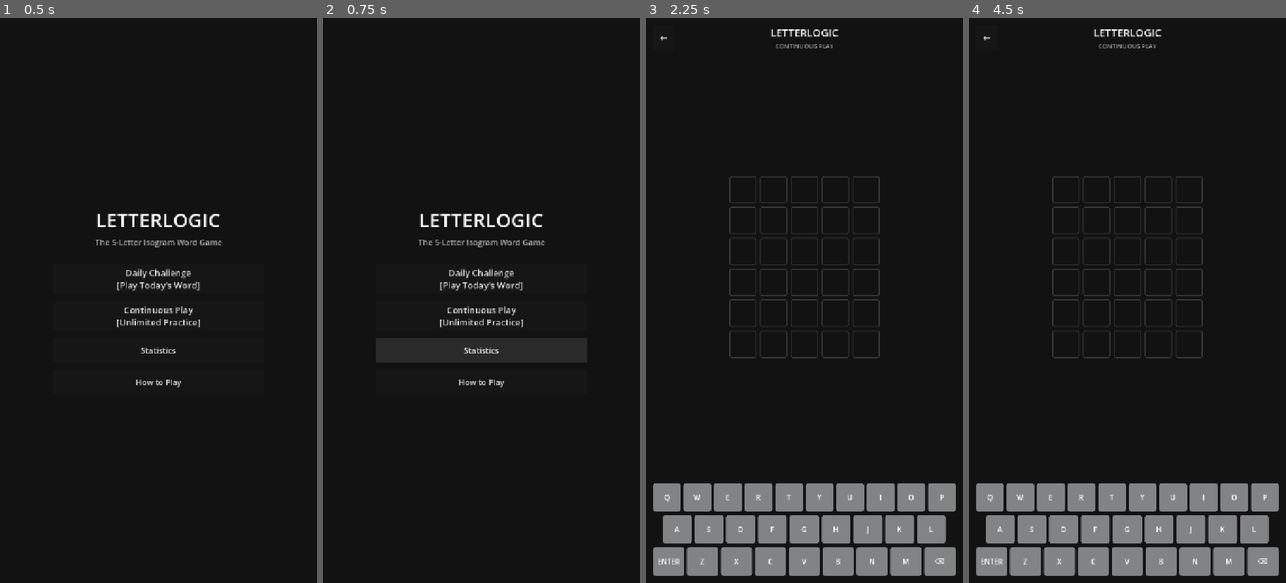
Above: before the commit, frames 1-4 (left to right).
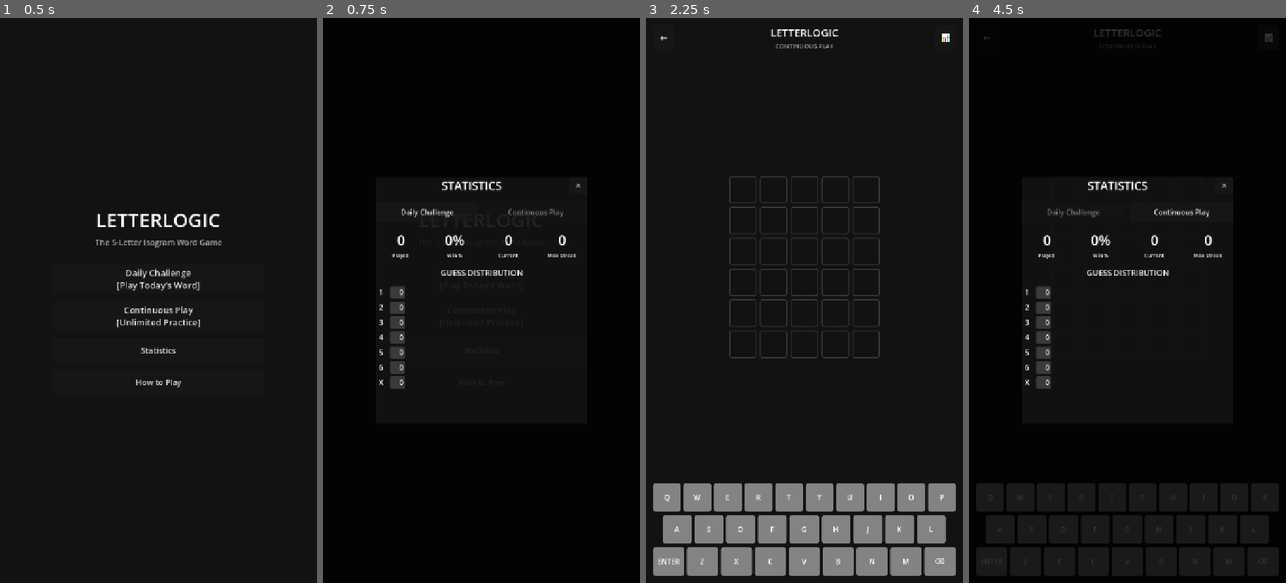
Above: after the commit, the same moments.

Repository: OpenGameStack-Games/LetterLogic
Game: Godot game, scene res://scenes/main_menu.tscn
Same seed, same stepped clock (60 frames per second), same inputs: the game is played once before the commit and once after it.
Inputs (mouse positions are in pixels of both pictures, inside the frame that each line leads up to):
- Up to frame 1 (0.5 s): no input
- Up to frame 2 (0.75 s): click "Statistics" at 0.5 s
- Up to frame 3 (2.25 s): click (902, 187) at 1.25 s, where only the run after the commit has a clickable "✕"; click "Daily Challenge [Play Today's…" at 2 s
- Up to frame 4 (4.5 s): click "←" at 2.75 s; click "Daily Challenge [Play Today's…" at 3.5 s; click (1266, 40) at 4.25 s, where only the run after the commit has a clickable "📊"

Frame 1 is identical in both runs. In frame 2, 2.9% of the frame differs, in the area x 17-82%, y 28-66%; in frame 3, less than 0.1%; in frame 4, 17%, in the area x 2-98%, y 2-99%.

Commit message:
feat: implement StatsManager autoload and StatsScreen with mode-separated metrics and distributions

Diff:
--- /dev/null
+++ b/game/autoloads/stats_manager.gd
@@ -0,0 +1,142 @@
+# autoloads/stats_manager.gd
+extends Node
+
+## StatsManager AutoLoad
+## Tracks and persists gameplay statistics (games played, win rates, streaks, guess distributions)
+## completely segregated for Daily Challenge and Continuous Play modes.
+
+const GameManagerScript = preload("res://autoloads/game_manager.gd")
+
+const STATS_PATH: String = "user://stats.json"
+
+var _stats_data: Dictionary = {
+	"daily": {
+		"played": 0,
+		"won": 0,
+		"current_streak": 0,
+		"max_streak": 0,
+		"distribution": { "1": 0, "2": 0, "3": 0, "4": 0, "5": 0, "6": 0, "loss": 0 }
+	},
+	"continuous": {
+		"played": 0,
+		"won": 0,
+		"current_streak": 0,
+		"max_streak": 0,
+		"distribution": { "1": 0, "2": 0, "3": 0, "4": 0, "5": 0, "6": 0, "loss": 0 }
+	}
+}
+
+signal stats_updated()
+
+func _ready() -> void:
+	load_stats()
+	_connect_game_manager()
+
+func _connect_game_manager() -> void:
+	var gm: Node = get_node_or_null("/root/GameManager")
+	if gm != null:
+		if not gm.game_won.is_connected(_on_game_won):
+			gm.game_won.connect(_on_game_won)
+		if not gm.game_lost.is_connected(_on_game_lost):
+			gm.game_lost.connect(_on_game_lost)
+
+func _on_game_won(attempts: int, _secret: String) -> void:
+	var gm: Node = get_node_or_null("/root/GameManager")
+	var mode: int = gm.current_mode if gm != null else GameManagerScript.GameMode.CONTINUOUS
+	record_game(mode, true, attempts)
+
+func _on_game_lost(_secret: String) -> void:
+	var gm: Node = get_node_or_null("/root/GameManager")
+	var mode: int = gm.current_mode if gm != null else GameManagerScript.GameMode.CONTINUOUS
+	record_game(mode, false, 0)
+
+func _get_mode_key(mode: int) -> String:
+	if mode == GameManagerScript.GameMode.DAILY:
+		return "daily"
+	return "continuous"
+
+## Records the outcome of a game session.
+func record_game(mode: int, won: bool, attempts: int, custom_path: String = "") -> void:
+	var key: String = _get_mode_key(mode)
+	var mode_stats: Dictionary = _stats_data[key]
+
+	mode_stats["played"] = int(mode_stats.get("played", 0)) + 1
+
+	var dist: Dictionary = mode_stats["distribution"]
+
+	if won:
+		mode_stats["won"] = int(mode_stats.get("won", 0)) + 1
+		var new_streak: int = int(mode_stats.get("current_streak", 0)) + 1
+		mode_stats["current_streak"] = new_streak
+		if new_streak > int(mode_stats.get("max_streak", 0)):
+			mode_stats["max_streak"] = new_streak
+
+		var att_key: String = str(clampi(attempts, 1, 6))
+		dist[att_key] = int(dist.get(att_key, 0)) + 1
+	else:
+		mode_stats["current_streak"] = 0
+		dist["loss"] = int(dist.get("loss", 0)) + 1
+
+	save_stats(custom_path)
+	stats_updated.emit()
+	print_debug("StatsManager: Recorded game in %s mode (Won: %s, Attempts: %d)" % [key, str(won), attempts])
+
+## Returns the dictionary of statistics for the specified mode.
+func get_stats_for_mode(mode: int) -> Dictionary:
+	var key: String = _get_mode_key(mode)
+	return _stats_data.get(key, {})
+
+## Calculates and returns win percentage (0 to 100) for the specified mode.
+func get_win_percentage(mode: int) -> int:
+	var stats: Dictionary = get_stats_for_mode(mode)
+	var played: int = int(stats.get("played", 0))
+	var won: int = int(stats.get("won", 0))
+	if played <= 0:
+		return 0
+	return int(round((float(won) / float(played)) * 100.0))
+
+## Saves stats to disk as JSON.
+func save_stats(custom_path: String = "") -> bool:
+	var path: String = custom_path if custom_path != "" else STATS_PATH
+	var file: FileAccess = FileAccess.open(path, FileAccess.WRITE)
+	if file == null:
+		push_error("StatsManager: Failed to open stats file '%s' for writing" % path)
+		return false
+	file.store_string(JSON.stringify(_stats_data, "\t"))
+	file.close()
+	return true
+
+## Loads stats from disk.
+func load_stats(custom_path: String = "") -> void:
+	var path: String = custom_path if custom_path != "" else STATS_PATH
+	if not FileAccess.file_exists(path):
+		return
+
+	var file: FileAccess = FileAccess.open(path, FileAccess.READ)
+	if file == null:
+		return
+
+	var text: String = file.get_as_text()
+	file.close()
+
+	var json: JSON = JSON.new()
+	if json.parse(text) == OK and json.data is Dictionary:
+		var loaded: Dictionary = json.data as Dictionary
+		if loaded.has("daily") and loaded.has("continuous"):
+			_stats_data = loaded
+
+## Resets stats (useful for testing or user data wipe).
+func reset_all_stats(custom_path: String = "") -> void:
+	_stats_data = {
+		"daily": {
+			"played": 0, "won": 0, "current_streak": 0, "max_streak": 0,
+			"distribution": { "1": 0, "2": 0, "3": 0, "4": 0, "5": 0, "6": 0, "loss": 0 }
+		},
+		"continuous": {
+			"played": 0, "won": 0, "current_streak": 0, "max_streak": 0,
+			"distribution": { "1": 0, "2": 0, "3": 0, "4": 0, "5": 0, "6": 0, "loss": 0 }
+		}
+	}
+	var path: String = custom_path if custom_path != "" else STATS_PATH
+	if FileAccess.file_exists(path):
+		DirAccess.remove_absolute(path)
--- a/game/project.godot
+++ b/game/project.godot
@@ -22,6 +22,7 @@
 GameManager="*res://autoloads/game_manager.gd"
 SaveManager="*res://autoloads/save_manager.gd"
 DailyManager="*res://autoloads/daily_manager.gd"
+StatsManager="*res://autoloads/stats_manager.gd"
 
 [display]
 
--- a/game/scenes/main_game.tscn
+++ b/game/scenes/main_game.tscn
@@ -3,6 +3,7 @@
 [ext_resource type="Script" path="res://scripts/main_game.gd" id="1_main_game_script"]
 [ext_resource type="PackedScene" path="res://scenes/game_board.tscn" id="2_game_board"]
 [ext_resource type="PackedScene" path="res://scenes/keyboard.tscn" id="3_keyboard"]
+[ext_resource type="PackedScene" path="res://scenes/stats_screen.tscn" id="4_stats_screen"]
 
 [node name="MainGame" type="Control"]
 layout_mode = 3
@@ -54,9 +55,11 @@
 text = "CONTINUOUS PLAY"
 horizontal_alignment = 1
 
-[node name="Spacer" type="Control" parent="VBoxContainer/Header"]
+[node name="StatsButton" type="Button" parent="VBoxContainer/Header"]
 custom_minimum_size = Vector2(48, 48)
 layout_mode = 2
+theme_override_font_sizes/font_size = 20
+text = "📊"
 
 [node name="BoardArea" type="Control" parent="VBoxContainer"]
 layout_mode = 2
@@ -161,7 +164,12 @@
 theme_override_font_sizes/font_size = 18
 text = "Main Menu"
 
+[node name="StatsScreen" parent="." instance=ExtResource("4_stats_screen")]
+visible = false
+layout_mode = 1
+
 [connection signal="pressed" from="VBoxContainer/Header/BackButton" to="." method="_on_back_to_menu_pressed"]
+[connection signal="pressed" from="VBoxContainer/Header/StatsButton" to="." method="_on_stats_pressed"]
 [connection signal="timeout" from="ToastOverlay/ToastTimer" to="." method="_on_toast_timer_timeout"]
 [connection signal="pressed" from="GameOverModal/Panel/VBox/ButtonContainer/NextWordButton" to="." method="_on_next_word_pressed"]
 [connection signal="pressed" from="GameOverModal/Panel/VBox/ButtonContainer/ShareButton" to="." method="_on_share_pressed"]
--- a/game/scenes/main_menu.tscn
+++ b/game/scenes/main_menu.tscn
@@ -1,6 +1,7 @@
 [gd_scene format=3 uid="uid://cmainmenu001letterlogic"]
 
 [ext_resource type="Script" path="res://scripts/main_menu.gd" id="1_menu_script"]
+[ext_resource type="PackedScene" path="res://scenes/stats_screen.tscn" id="2_stats_screen"]
 
 [node name="MainMenu" type="Control"]
 layout_mode = 3
@@ -142,6 +143,10 @@
 theme_override_font_sizes/font_size = 18
 text = "Got It!"
 
+[node name="StatsScreen" parent="." instance=ExtResource("2_stats_screen")]
+visible = false
+layout_mode = 1
+
 [connection signal="pressed" from="CenterContainer/VBox/MenuButtons/DailyButton" to="." method="_on_daily_button_pressed"]
 [connection signal="pressed" from="CenterContainer/VBox/MenuButtons/ContinuousButton" to="." method="_on_continuous_button_pressed"]
 [connection signal="pressed" from="CenterContainer/VBox/MenuButtons/StatsButton" to="." method="_on_stats_button_pressed"]
--- /dev/null
+++ b/game/scenes/stats_screen.tscn
@@ -0,0 +1,154 @@
+[gd_scene format=3 uid="uid://cstats001letterlogic"]
+
+[ext_resource type="Script" path="res://scripts/stats_screen.gd" id="1_stats_script"]
+
+[node name="StatsScreen" type="Control"]
+layout_mode = 3
+anchors_preset = 15
+anchor_right = 1.0
+anchor_bottom = 1.0
+grow_horizontal = 2
+grow_vertical = 2
+script = ExtResource("1_stats_script")
+
+[node name="BackgroundDim" type="ColorRect" parent="."]
+layout_mode = 1
+anchors_preset = 15
+anchor_right = 1.0
+anchor_bottom = 1.0
+grow_horizontal = 2
+grow_vertical = 2
+color = Color(0, 0, 0, 0.8)
+
+[node name="Panel" type="PanelContainer" parent="."]
+custom_minimum_size = Vector2(480, 560)
+layout_mode = 1
+anchors_preset = 8
+anchor_left = 0.5
+anchor_top = 0.5
+anchor_right = 0.5
+anchor_bottom = 0.5
+offset_left = -240.0
+offset_top = -280.0
+offset_right = 240.0
+offset_bottom = 280.0
+grow_horizontal = 2
+grow_vertical = 2
+
+[node name="VBox" type="VBoxContainer" parent="Panel"]
+layout_mode = 2
+theme_override_constants/separation = 18
+
+[node name="Header" type="HBoxContainer" parent="Panel/VBox"]
+layout_mode = 2
+
+[node name="Title" type="Label" parent="Panel/VBox/Header"]
+layout_mode = 2
+size_flags_horizontal = 3
+theme_override_font_sizes/font_size = 26
+text = "STATISTICS"
+horizontal_alignment = 1
+
+[node name="CloseButton" type="Button" parent="Panel/VBox/Header"]
+custom_minimum_size = Vector2(40, 40)
+layout_mode = 2
+text = "✕"
+
+[node name="ModeTabs" type="HBoxContainer" parent="Panel/VBox"]
+layout_mode = 2
+theme_override_constants/separation = 12
+
+[node name="DailyTabButton" type="Button" parent="Panel/VBox/ModeTabs"]
+custom_minimum_size = Vector2(0, 44)
+layout_mode = 2
+size_flags_horizontal = 3
+text = "Daily Challenge"
+
+[node name="ContinuousTabButton" type="Button" parent="Panel/VBox/ModeTabs"]
+custom_minimum_size = Vector2(0, 44)
+layout_mode = 2
+size_flags_horizontal = 3
+text = "Continuous Play"
+
+[node name="SummaryCards" type="HBoxContainer" parent="Panel/VBox"]
+layout_mode = 2
+theme_override_constants/separation = 8
+
+[node name="PlayedCard" type="VBoxContainer" parent="Panel/VBox/SummaryCards"]
+layout_mode = 2
+size_flags_horizontal = 3
+
+[node name="Value" type="Label" parent="Panel/VBox/SummaryCards/PlayedCard"]
+layout_mode = 2
+theme_override_font_sizes/font_size = 32
+text = "0"
+horizontal_alignment = 1
+
+[node name="Label" type="Label" parent="Panel/VBox/SummaryCards/PlayedCard"]
+layout_mode = 2
+theme_override_font_sizes/font_size = 12
+text = "Played"
+horizontal_alignment = 1
+
+[node name="WinPctCard" type="VBoxContainer" parent="Panel/VBox/SummaryCards"]
+layout_mode = 2
+size_flags_horizontal = 3
+
+[node name="Value" type="Label" parent="Panel/VBox/SummaryCards/WinPctCard"]
+layout_mode = 2
+theme_override_font_sizes/font_size = 32
+text = "0%"
+horizontal_alignment = 1
+
+[node name="Label" type="Label" parent="Panel/VBox/SummaryCards/WinPctCard"]
+layout_mode = 2
+theme_override_font_sizes/font_size = 12
+text = "Win %"
+horizontal_alignment = 1
+
+[node name="StreakCard" type="VBoxContainer" parent="Panel/VBox/SummaryCards"]
+layout_mode = 2
+size_flags_horizontal = 3
+
+[node name="Value" type="Label" parent="Panel/VBox/SummaryCards/StreakCard"]
+layout_mode = 2
+theme_override_font_sizes/font_size = 32
+text = "0"
+horizontal_alignment = 1
+
+[node name="Label" type="Label" parent="Panel/VBox/SummaryCards/StreakCard"]
+layout_mode = 2
+theme_override_font_sizes/font_size = 12
+text = "Current"
+horizontal_alignment = 1
+
+[node name="MaxStreakCard" type="VBoxContainer" parent="Panel/VBox/SummaryCards"]
+layout_mode = 2
+size_flags_horizontal = 3
+
+[node name="Value" type="Label" parent="Panel/VBox/SummaryCards/MaxStreakCard"]
+layout_mode = 2
+theme_override_font_sizes/font_size = 32
+text = "0"
+horizontal_alignment = 1
+
+[node name="Label" type="Label" parent="Panel/VBox/SummaryCards/MaxStreakCard"]
+layout_mode = 2
+theme_override_font_sizes/font_size = 12
+text = "Max Streak"
+horizontal_alignment = 1
+
+[node name="DistHeading" type="Label" parent="Panel/VBox"]
+layout_mode = 2
+theme_override_font_sizes/font_size = 18
+text = "GUESS DISTRIBUTION"
+horizontal_alignment = 1
+
+[node name="DistributionContainer" type="VBoxContainer" parent="Panel/VBox"]
+layout_mode = 2
+size_flags_vertical = 3
+theme_override_constants/separation = 6
+
+[connection signal="pressed" from="Panel/VBox/Header/CloseButton" to="." method="_on_close_pressed"]
+[connection signal="pressed" from="Panel/VBox/ModeTabs/DailyTabButton" to="." method="_on_daily_tab_pressed"]
+[connection signal="pressed" from="Panel/VBox/ModeTabs/ContinuousTabButton" to="." method="_on_continuous_tab_pressed"]
--- a/game/scripts/main_game.gd
+++ b/game/scripts/main_game.gd
@@ -99,3 +99,14 @@
 func _on_share_pressed() -> void:
 	# Share intent handler will be connected via ShareManager in Issue 10
 	show_toast("Results copied to clipboard!")
+
+func _on_stats_pressed() -> void:
+	if has_node("StatsScreen"):
+		var stats_scr: Control = $StatsScreen as Control
+		if stats_scr != null:
+			var gm: Node = get_node_or_null("/root/GameManager")
+			if gm != null and stats_scr.has_method("set_mode"):
+				stats_scr.set_mode(gm.current_mode)
+			elif stats_scr.has_method("refresh_display"):
+				stats_scr.refresh_display()
+			stats_scr.visible = true
--- a/game/scripts/main_menu.gd
+++ b/game/scripts/main_menu.gd
@@ -73,9 +73,17 @@
 
 	get_tree().change_scene_to_file("res://scenes/main_game.tscn")
 
+func _get_stats_screen() -> Control:
+	if has_node("StatsScreen"):
+		return $StatsScreen as Control
+	return null
+
 func _on_stats_button_pressed() -> void:
-	# Stats screen integration will open stats modal or screen in Issue 9
-	pass
+	var stats_scr: Control = _get_stats_screen()
+	if stats_scr != null:
+		if stats_scr.has_method("refresh_display"):
+			stats_scr.refresh_display()
+		stats_scr.visible = true
 
 func _get_how_to_play_modal() -> Control:
 	if how_to_play_modal != null:
--- /dev/null
+++ b/game/scripts/stats_screen.gd
@@ -0,0 +1,163 @@
+# scripts/stats_screen.gd
+class_name StatsScreen
+extends Control
+
+## Displays player statistics and guess distribution separated by game mode.
+
+const GameManagerScript = preload("res://autoloads/game_manager.gd")
+const StatsManagerScript = preload("res://autoloads/stats_manager.gd")
+
+@onready var daily_tab_btn: Button = $Panel/VBox/ModeTabs/DailyTabButton
+@onready var continuous_tab_btn: Button = $Panel/VBox/ModeTabs/ContinuousTabButton
+
+@onready var played_val: Label = $Panel/VBox/SummaryCards/PlayedCard/Value
+@onready var win_pct_val: Label = $Panel/VBox/SummaryCards/WinPctCard/Value
+@onready var streak_val: Label = $Panel/VBox/SummaryCards/StreakCard/Value
+@onready var max_streak_val: Label = $Panel/VBox/SummaryCards/MaxStreakCard/Value
+
+@onready var dist_container: VBoxContainer = $Panel/VBox/DistributionContainer
+
+var active_mode: int = 0 # 0 = Continuous, 1 = Daily
+var _stats_manager_ref: Node = null
+
+func _ready() -> void:
+	_ensure_nodes()
+	refresh_display()
+
+func _ensure_nodes() -> void:
+	if played_val == null and has_node("Panel/VBox/SummaryCards/PlayedCard/Value"):
+		played_val = $Panel/VBox/SummaryCards/PlayedCard/Value as Label
+	if win_pct_val == null and has_node("Panel/VBox/SummaryCards/WinPctCard/Value"):
+		win_pct_val = $Panel/VBox/SummaryCards/WinPctCard/Value as Label
+	if streak_val == null and has_node("Panel/VBox/SummaryCards/StreakCard/Value"):
+		streak_val = $Panel/VBox/SummaryCards/StreakCard/Value as Label
+	if max_streak_val == null and has_node("Panel/VBox/SummaryCards/MaxStreakCard/Value"):
+		max_streak_val = $Panel/VBox/SummaryCards/MaxStreakCard/Value as Label
+	if dist_container == null and has_node("Panel/VBox/DistributionContainer"):
+		dist_container = $Panel/VBox/DistributionContainer as VBoxContainer
+	if daily_tab_btn == null and has_node("Panel/VBox/ModeTabs/DailyTabButton"):
+		daily_tab_btn = $Panel/VBox/ModeTabs/DailyTabButton as Button
+	if continuous_tab_btn == null and has_node("Panel/VBox/ModeTabs/ContinuousTabButton"):
+		continuous_tab_btn = $Panel/VBox/ModeTabs/ContinuousTabButton as Button
+
+func set_stats_manager(sm: Node) -> void:
+	_stats_manager_ref = sm
+
+func get_stats_manager() -> Node:
+	if _stats_manager_ref != null and is_instance_valid(_stats_manager_ref):
+		return _stats_manager_ref
+	if is_inside_tree() and get_node_or_null("/root/StatsManager") != null:
+		_stats_manager_ref = get_node("/root/StatsManager")
+	return _stats_manager_ref
+
+func set_mode(mode: int) -> void:
+	active_mode = mode
+	refresh_display()
+
+func refresh_display() -> void:
+	_ensure_nodes()
+	var sm: Node = get_stats_manager()
+	var stats: Dictionary = {}
+	var win_pct: int = 0
+
+	if sm != null:
+		stats = sm.get_stats_for_mode(active_mode)
+		win_pct = sm.get_win_percentage(active_mode)
+	else:
+		stats = {
+			"played": 0, "won": 0, "current_streak": 0, "max_streak": 0,
+			"distribution": { "1": 0, "2": 0, "3": 0, "4": 0, "5": 0, "6": 0, "loss": 0 }
+		}
+
+	if played_val != null:
+		played_val.text = str(stats.get("played", 0))
+	if win_pct_val != null:
+		win_pct_val.text = "%d%%" % win_pct
+	if streak_val != null:
+		streak_val.text = str(stats.get("current_streak", 0))
+	if max_streak_val != null:
+		max_streak_val.text = str(stats.get("max_streak", 0))
+
+	_update_tab_buttons()
+	_update_distribution(stats.get("distribution", {}))
+
+func _update_tab_buttons() -> void:
+	_ensure_nodes()
+	if daily_tab_btn != null and continuous_tab_btn != null:
+		if active_mode == GameManagerScript.GameMode.DAILY:
+			daily_tab_btn.disabled = true
+			continuous_tab_btn.disabled = false
+		else:
+			daily_tab_btn.disabled = false
+			continuous_tab_btn.disabled = true
+
+func _update_distribution(dist: Dictionary) -> void:
+	if dist_container == null:
+		return
+
+	# Find max count for proportional scaling
+	var max_val: int = 1
+	for k in dist.keys():
+		var val: int = int(dist[k])
+		if val > max_val:
+			max_val = val
+
+	for child in dist_container.get_children():
+		child.queue_free()
+
+	var keys: Array[String] = ["1", "2", "3", "4", "5", "6", "loss"]
+	for k in keys:
+		var count: int = int(dist.get(k, 0))
+		var row_hbox: HBoxContainer = HBoxContainer.new()
+		row_hbox.custom_minimum_size = Vector2(0, 28)
+		row_hbox.add_theme_constant_override("separation", 8)
+
+		# Label (1..6 or L)
+		var label_str: String = "X" if k == "loss" else k
+		var lbl: Label = Label.new()
+		lbl.text = label_str
+		lbl.custom_minimum_size = Vector2(24, 0)
+		lbl.horizontal_alignment = HORIZONTAL_ALIGNMENT_CENTER
+		lbl.vertical_alignment = VERTICAL_ALIGNMENT_CENTER
+		row_hbox.add_child(lbl)
+
+		# Bar panel
+		var bar_pct: float = float(count) / float(max_val) if max_val > 0 else 0.0
+		bar_pct = maxf(bar_pct, 0.08) # Min width so count is readable
+
+		var bar_panel: PanelContainer = PanelContainer.new()
+		bar_panel.size_flags_horizontal = SIZE_EXPAND_FILL
+		bar_panel.size_flags_stretch_ratio = bar_pct
+
+		var style: StyleBoxFlat = StyleBoxFlat.new()
+		style.bg_color = Color("538d4e") if k != "loss" and count > 0 else Color("3a3a3c")
+		style.corner_radius_top_left = 4
+		style.corner_radius_top_right = 4
+		style.corner_radius_bottom_left = 4
+		style.corner_radius_bottom_right = 4
+		bar_panel.add_theme_stylebox_override("panel", style)
+
+		var count_lbl: Label = Label.new()
+		count_lbl.text = " %d " % count
+		count_lbl.horizontal_alignment = HORIZONTAL_ALIGNMENT_RIGHT
+		count_lbl.vertical_alignment = VERTICAL_ALIGNMENT_CENTER
+		bar_panel.add_child(count_lbl)
+
+		row_hbox.add_child(bar_panel)
+
+		# Empty spacer to right to maintain proper bar proportions
+		var spacer: Control = Control.new()
+		spacer.size_flags_horizontal = SIZE_EXPAND_FILL
+		spacer.size_flags_stretch_ratio = maxf(1.0 - bar_pct, 0.01)
+		row_hbox.add_child(spacer)
+
+		dist_container.add_child(row_hbox)
+
+func _on_daily_tab_pressed() -> void:
+	set_mode(GameManagerScript.GameMode.DAILY)
+
+func _on_continuous_tab_pressed() -> void:
+	set_mode(GameManagerScript.GameMode.CONTINUOUS)
+
+func _on_close_pressed() -> void:
+	visible = false
--- /dev/null
+++ b/game/tests/test_stats_manager.gd
@@ -0,0 +1,73 @@
+# tests/test_stats_manager.gd
+extends "res://tests/test_base.gd"
+
+## Automated unit tests for StatsManager and StatsScreen UI.
+
+const StatsManagerScript = preload("res://autoloads/stats_manager.gd")
+const StatsScreenScript = preload("res://scripts/stats_screen.gd")
+const GameManagerScript = preload("res://autoloads/game_manager.gd")
+
+const TEST_STATS_PATH: String = "user://test_stats.json"
+
+var stats_mgr: Node = null
+
+func _init() -> void:
+	stats_mgr = StatsManagerScript.new()
+	stats_mgr.reset_all_stats(TEST_STATS_PATH)
+
+func cleanup() -> void:
+	if stats_mgr != null and is_instance_valid(stats_mgr):
+		stats_mgr.reset_all_stats(TEST_STATS_PATH)
+		stats_mgr.free()
+		stats_mgr = null
+
+func test_record_win_and_loss() -> void:
+	# Initial stats should be 0
+	var stats_init: Dictionary = stats_mgr.get_stats_for_mode(GameManagerScript.GameMode.CONTINUOUS)
+	assert_eq(int(stats_init.get("played", -1)), 0, "Initial played games should be 0")
+	assert_eq(int(stats_init.get("won", -1)), 0, "Initial won games should be 0")
+
+	# Record Win in 3 attempts
+	stats_mgr.record_game(GameManagerScript.GameMode.CONTINUOUS, true, 3, TEST_STATS_PATH)
+	var stats_win: Dictionary = stats_mgr.get_stats_for_mode(GameManagerScript.GameMode.CONTINUOUS)
+	assert_eq(int(stats_win.get("played", 0)), 1, "Played games should be 1")
+	assert_eq(int(stats_win.get("won", 0)), 1, "Won games should be 1")
+	assert_eq(int(stats_win.get("current_streak", 0)), 1, "Current streak should be 1")
+	assert_eq(int(stats_win.get("max_streak", 0)), 1, "Max streak should be 1")
+	assert_eq(int(stats_win.get("distribution", {}).get("3", 0)), 1, "Distribution for 3 attempts should be 1")
+	assert_eq(stats_mgr.get_win_percentage(GameManagerScript.GameMode.CONTINUOUS), 100, "Win % should be 100")
+
+	# Record Loss
+	stats_mgr.record_game(GameManagerScript.GameMode.CONTINUOUS, false, 0, TEST_STATS_PATH)
+	var stats_loss: Dictionary = stats_mgr.get_stats_for_mode(GameManagerScript.GameMode.CONTINUOUS)
+	assert_eq(int(stats_loss.get("played", 0)), 2, "Played games should be 2")
+	assert_eq(int(stats_loss.get("won", 0)), 1, "Won games should remain 1")
+	assert_eq(int(stats_loss.get("current_streak", 0)), 0, "Current streak should reset to 0 on loss")
+	assert_eq(int(stats_loss.get("max_streak", 0)), 1, "Max streak should remain 1")
+	assert_eq(int(stats_loss.get("distribution", {}).get("loss", 0)), 1, "Distribution for loss should be 1")
+	assert_eq(stats_mgr.get_win_percentage(GameManagerScript.GameMode.CONTINUOUS), 50, "Win % should be 50")
+
+func test_mode_isolation() -> void:
+	stats_mgr.reset_all_stats(TEST_STATS_PATH)
+	# Record in Daily
+	stats_mgr.record_game(GameManagerScript.GameMode.DAILY, true, 4, TEST_STATS_PATH)
+
+	var daily_stats: Dictionary = stats_mgr.get_stats_for_mode(GameManagerScript.GameMode.DAILY)
+	var cont_stats: Dictionary = stats_mgr.get_stats_for_mode(GameManagerScript.GameMode.CONTINUOUS)
+
+	assert_eq(int(daily_stats.get("played", 0)), 1, "Daily played should be 1")
+	assert_eq(int(cont_stats.get("played", 0)), 0, "Continuous played should remain 0")
+
+func test_stats_screen_ui() -> void:
+	var scn: PackedScene = load("res://scenes/stats_screen.tscn") as PackedScene
+	assert_true(scn != null, "stats_screen.tscn should load")
+
+	var screen: Node = scn.instantiate()
+	assert_true(screen != null, "stats_screen should instantiate")
+
+	screen.call("set_mode", GameManagerScript.GameMode.DAILY)
+	var dist_box: Node = screen.find_child("DistributionContainer", true, false)
+	assert_true(dist_box != null, "DistributionContainer should exist in StatsScreen")
+	assert_eq(dist_box.get_child_count(), 7, "DistributionContainer should render 7 rows (1..6 + loss)")
+
+	screen.free()
